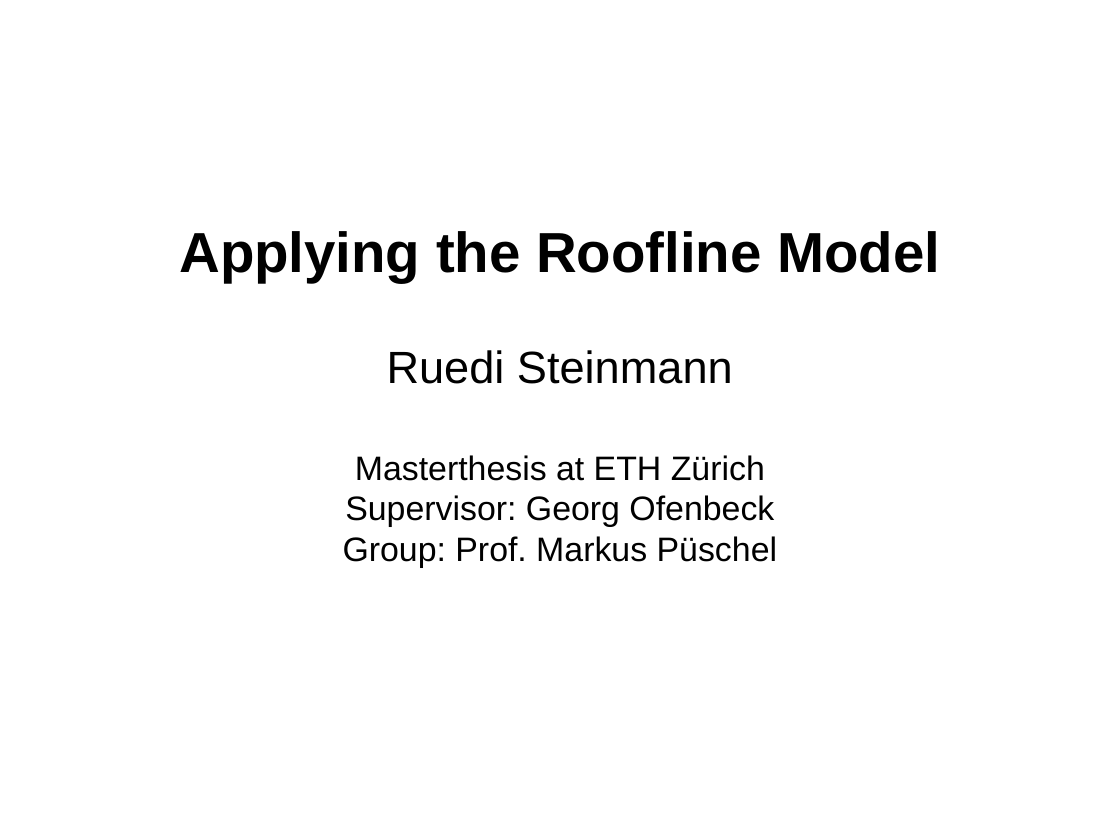
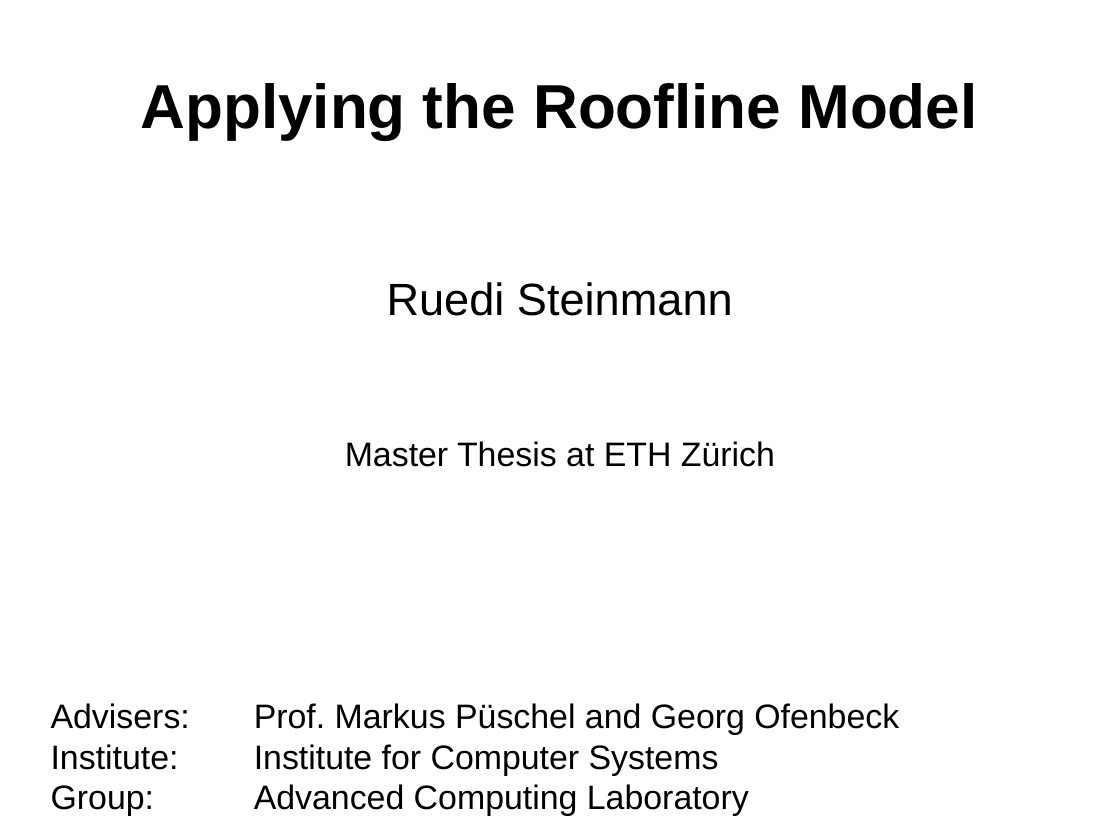
Before and after one commit to GeorgOfenbeck/Thesis_Steinmann, a slide deck: slide 1 of presentation.odp. Drawn at 1120x840 pixels with LibreOffice and Linux fonts; fonts in the diff are those of the drawing. Boxes give left, top, right and bottom in pixels: in the first picture for what was removed or moved away, otherwise in the second. Text is boxed around its words. In the diff, an @@ line names an element or a change of style, - is before the commit and + after.

```diff
--- a/presentation.odp
+++ b/presentation.odp
@@ title added at (141, 83, 977, 139), 44 pt, text #000000, bold @@
+Applying the Roofline Model
@@ subtitle at (179, 231, 940, 282): paragraph removed @@
-Applying the Roofline Model
@@ subtitle at (345, 441, 775, 467): text changed @@
-Masterthesis at ETH Zürich
-Supervisor: Georg Ofenbeck
-Group: Prof. Markus Püschel
+Master Thesis at ETH Zürich
@@ text added at (51, 703, 899, 816), 24 pt, text #000000 @@
+Advisers: Prof. Markus Püschel and Georg Ofenbeck
+Institute: Institute for Computer Systems
+Group: Advanced Computing Laboratory
```
Also in this commit, not shown: 1 other slide changed, 8 slides added, 4 slides removed, 5 other files.
